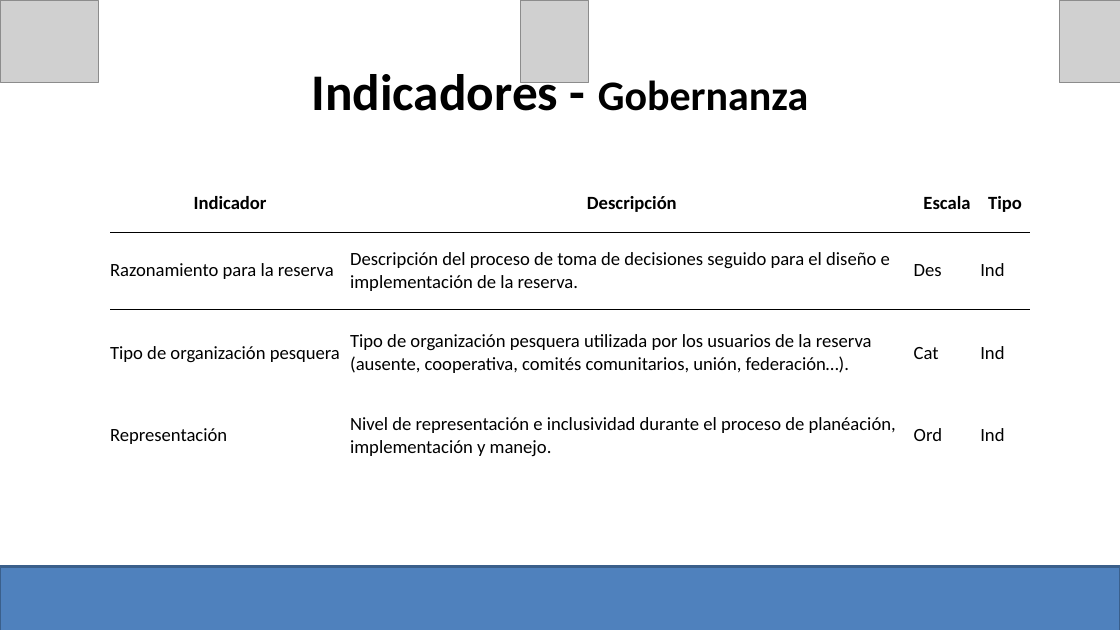
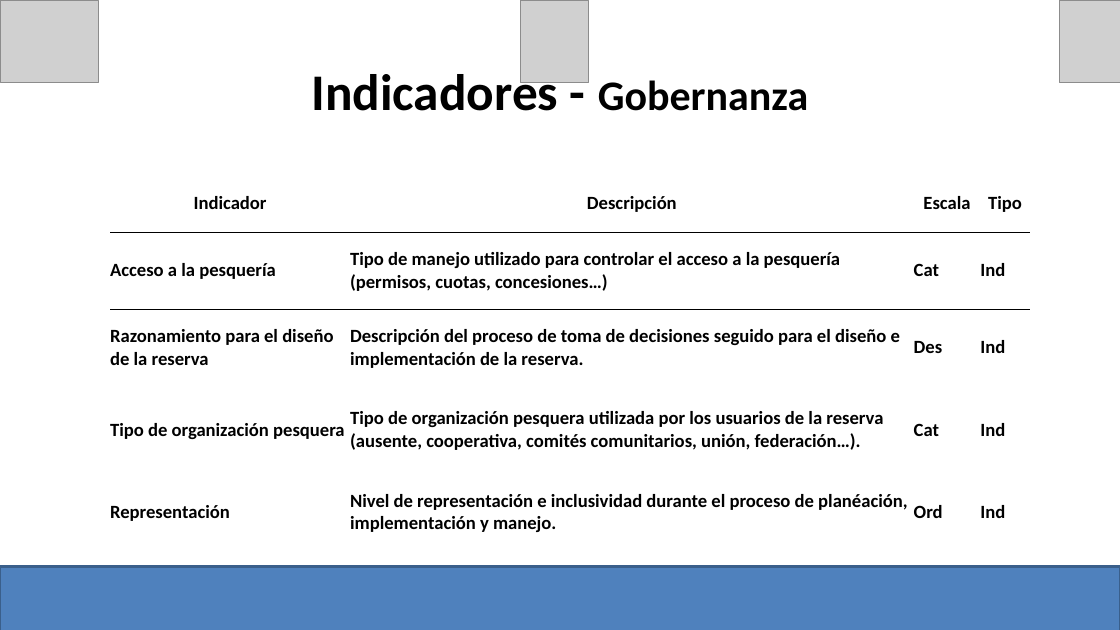
Before and after one commit to turfeffect/Docs, a slide deck: slide 10 of Presentations/Workshop in Mexico/Mexico Workshop.pptx. Drawn at 1120x630 pixels with LibreOffice and Linux fonts; fonts in the diff are those of the drawing; grey boxes stand for pictures. Boxes give left, top, right and bottom in pixels: in the first picture for what was removed or moved away, otherwise in the second. Text is boxed around its words. In the diff, an @@ line names an element or a change of style, - is before the commit and + after.

```diff
--- a/Presentations/Workshop in Mexico/Mexico Workshop.pptx
+++ b/Presentations/Workshop in Mexico/Mexico Workshop.pptx
@@ table at <box>110,174,1030,551</box> @@
-row 2: Razonamiento para la reserva | Descripción del proceso de toma de decisiones seguido para el diseño e implementación de la reserva. | Des | Ind
+row 2: Acceso a la pesquería | Tipo de manejo utilizado para controlar el acceso a la pesquería (permisos, cuotas, concesiones…) | Cat | Ind
+row 3: Razonamiento para el diseño de la reserva | Descripción del proceso de toma de decisiones seguido para el diseño e implementación de la reserva. | Des | Ind
```
Also in this commit, not shown: 14 other slides changed, 1 slide added, 2 slides removed.
